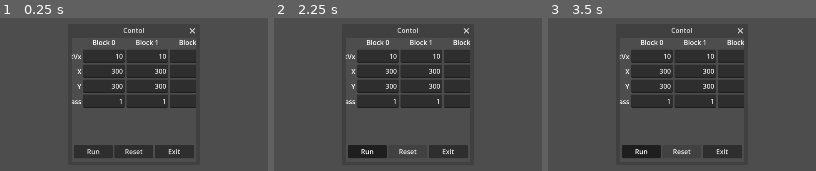
Above: before the commit, frames 1-3 (left to right).
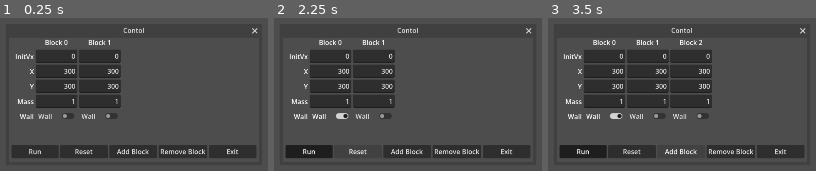
Above: after the commit, the same moments.

Repository: zznyjidi/CollisionEmulator
Game: Godot game, scene res://Defualt.tscn
The game is run twice, just before and just after one commit, with the same random seed, the same clock (stepped at 60 frames per second) and the same inputs.
Inputs (mouse positions are in pixels of both pictures, inside the frame that each line leads up to):
- Up to frame 1 (0.25 s): no input
- Up to frame 2 (2.25 s): click "Run" at 0.5 s; click (330, 115) at 1.25 s, where only the run after the commit has a clickable "Wall"; click "Reset" at 2 s
- Up to frame 3 (3.5 s): click (682, 151) at 2.75 s, where only the run after the commit has a clickable "Add Block"

The runs differ from the first frame. In frame 1, 20% of the frame differs, in the area x 4-97%, y 6-92%; in frame 2, 21%; in frame 3, 16%.

Commit message:
working v2: wall

Diff:
--- a/block/block.gd
+++ b/block/block.gd
@@ -2,6 +2,7 @@
 
 var currentVelocity: Vector2
 var mass: float
+var isWall: bool
 
 func _ready() -> void:
 	pass
@@ -13,7 +14,9 @@
 	var collision = move_and_collide(currentVelocity * delta * 100)
 	if collision:
 		var collisionBody = collision.get_collider()
-		if collisionBody.currentVelocity == Vector2(0,0):
+		if collisionBody.isWall:
+			currentVelocity = -currentVelocity
+		elif collisionBody.currentVelocity == Vector2(0,0):
 			var massRatio = collisionBody.mass / mass
 			var v2 = (2 * currentVelocity) / (massRatio + 1)
 			var v1 = currentVelocity - (massRatio * v2)
--- a/control/BlockInput.tscn
+++ b/control/BlockInput.tscn
@@ -15,7 +15,7 @@
 custom_minimum_size = Vector2(0, 32)
 layout_mode = 2
 size_flags_horizontal = 3
-text = "10"
+text = "0"
 placeholder_text = "Init Vx"
 alignment = 2
 
@@ -41,3 +41,7 @@
 text = "1"
 placeholder_text = "Mass"
 alignment = 2
+
+[node name="SelectWall" type="CheckButton" parent="." unique_id=685089678]
+layout_mode = 2
+text = "Wall"
--- a/control/ControlWindow.tscn
+++ b/control/ControlWindow.tscn
@@ -7,13 +7,13 @@
 oversampling_override = 1.0
 title = "Contol"
 initial_position = 3
-size = Vector2i(300, 300)
+size = Vector2i(600, 300)
 current_screen = 0
 always_on_top = true
 minimize_disabled = true
 maximize_disabled = true
-min_size = Vector2i(300, 0)
-max_size = Vector2i(600, 16384)
+min_size = Vector2i(600, 300)
+max_size = Vector2i(16384, 300)
 content_scale_mode = 2
 content_scale_aspect = 1
 content_scale_stretch = 1
@@ -59,7 +59,13 @@
 text = "Mass"
 horizontal_alignment = 2
 
-[node name="HBoxContainer" type="HBoxContainer" parent="." unique_id=360340185]
+[node name="Wall" type="Label" parent="Margin/BlockInputs/FieldLabel" unique_id=1573541372]
+custom_minimum_size = Vector2(0, 32)
+layout_mode = 2
+text = "Wall"
+horizontal_alignment = 2
+
+[node name="Buttons" type="HBoxContainer" parent="." unique_id=360340185]
 anchors_preset = 12
 anchor_top = 1.0
 anchor_right = 1.0
@@ -72,22 +78,34 @@
 grow_vertical = 0
 alignment = 1
 
-[node name="RunButton" type="Button" parent="HBoxContainer" unique_id=214835200]
+[node name="RunButton" type="Button" parent="Buttons" unique_id=214835200]
 layout_mode = 2
 size_flags_horizontal = 3
 toggle_mode = true
 text = "Run"
 
-[node name="ResetButton" type="Button" parent="HBoxContainer" unique_id=1860885374]
+[node name="ResetButton" type="Button" parent="Buttons" unique_id=1860885374]
 layout_mode = 2
 size_flags_horizontal = 3
 text = "Reset"
 
-[node name="ExitButton" type="Button" parent="HBoxContainer" unique_id=713909949]
+[node name="AddButton" type="Button" parent="Buttons" unique_id=1663404659]
+layout_mode = 2
+size_flags_horizontal = 3
+text = "Add Block"
+
+[node name="RemoveButton" type="Button" parent="Buttons" unique_id=580177025]
+layout_mode = 2
+size_flags_horizontal = 3
+text = "Remove Block"
+
+[node name="ExitButton" type="Button" parent="Buttons" unique_id=713909949]
 layout_mode = 2
 size_flags_horizontal = 3
 text = "Exit"
 
-[connection signal="toggled" from="HBoxContainer/RunButton" to="." method="_on_run_button_toggled"]
-[connection signal="pressed" from="HBoxContainer/ResetButton" to="." method="_on_reset_button_pressed"]
-[connection signal="pressed" from="HBoxContainer/ExitButton" to="." method="_on_exit_button_pressed"]
+[connection signal="toggled" from="Buttons/RunButton" to="." method="_on_run_button_toggled"]
+[connection signal="pressed" from="Buttons/ResetButton" to="." method="_on_reset_button_pressed"]
+[connection signal="pressed" from="Buttons/AddButton" to="." method="_on_add_button_pressed"]
+[connection signal="pressed" from="Buttons/RemoveButton" to="." method="_on_remove_button_pressed"]
+[connection signal="pressed" from="Buttons/ExitButton" to="." method="_on_exit_button_pressed"]
--- a/control/block_input.gd
+++ b/control/block_input.gd
@@ -16,5 +16,6 @@
 			float($InputX.text),
 			float($InputY.text)
 		),
-		"mass": float($InputMass.text)
+		"mass": float($InputMass.text),
+		"isWall": $SelectWall.button_pressed
 	}
--- a/control/control.gd
+++ b/control/control.gd
@@ -15,7 +15,7 @@
 	block_inputs.append(block_input_obj)
 
 func _ready() -> void:
-	for i in range(3):
+	for i in range(2):
 		add_input_block(i)
 
 func _process(_delta: float) -> void:
@@ -35,3 +35,10 @@
 	for input in block_inputs:
 		blocks_info.append(input.get_value())
 	emulation_reset.emit(blocks_info)
+
+func _on_add_button_pressed() -> void:
+	add_input_block(len(block_inputs))
+
+func _on_remove_button_pressed() -> void:
+	var input_obj = block_inputs.pop_back()
+	$Margin/BlockInputs.remove_child(input_obj)
--- a/defualt.gd
+++ b/defualt.gd
@@ -30,5 +30,6 @@
 		block.position = block_info['pos']
 		block.currentVelocity = Vector2(block_info['initvx'], 0)
 		block.mass = block_info['mass']
+		block.isWall = block_info['isWall']
 		blocks_obj.append(block)
 		add_child(block)
